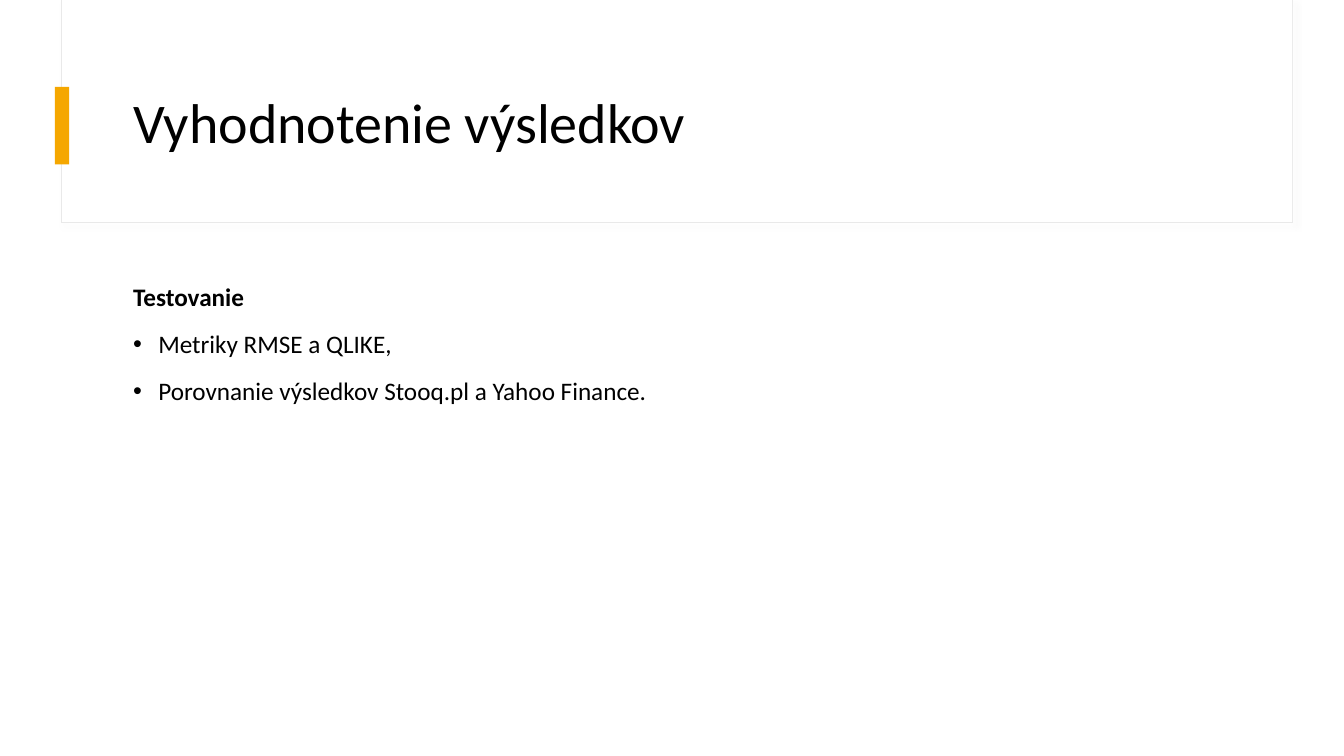
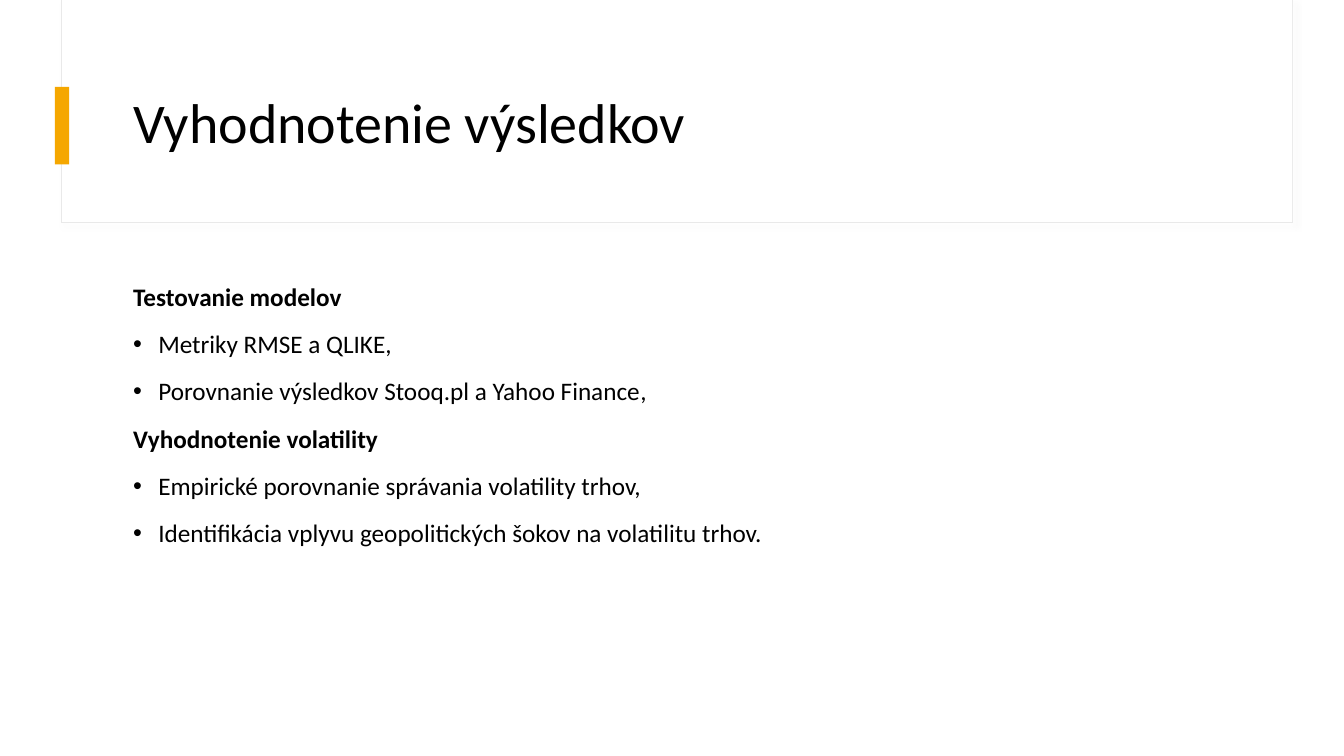
Before and after one commit to MatejLuzak/Identification-of-Patterns-of-Stock-Market-Volatility-in-the-USA-China-and-Europe-Using-AI-Methods, a slide deck: slide 8 of Identifikácia vzorov v časových radoch pre komparáciu volatility.pptx. Drawn at 1344x756 pixels with LibreOffice and Linux fonts; fonts in the diff are those of the drawing. Boxes give left, top, right and bottom in pixels: in the first picture for what was removed or moved away, otherwise in the second. Text is boxed around its words. In the diff, an @@ line names an element or a change of style, - is before the commit and + after.

```diff
--- a/Identifikácia vzorov v časových radoch pre komparáciu volatility.pptx
+++ b/Identifikácia vzorov v časových radoch pre komparáciu volatility.pptx
@@ text at [133, 288, 342, 307]: text changed @@
-Testovanie
+Testovanie modelov
@@ text at [133, 382, 761, 547]: text changed @@
-• Porovnanie výsledkov Stooq.pl a Yahoo Finance.
+• Porovnanie výsledkov Stooq.pl a Yahoo Finance,
+Vyhodnotenie volatility
+• Empirické porovnanie správania volatility trhov,
+• Identifikácia vplyvu geopolitických šokov na volatilitu trhov.
```
Also in this commit, not shown: 3 other slides changed, 1 other file.
